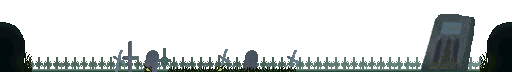
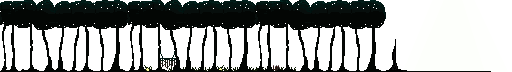
Layered file, before and after one edit (512×72). Changes by layer:
showed "treees" over [0, 0, 509, 72]
showed "traps" over [160, 51, 280, 72]
hid group "Layer Group" (12 layers) over [0, 14, 512, 72]
